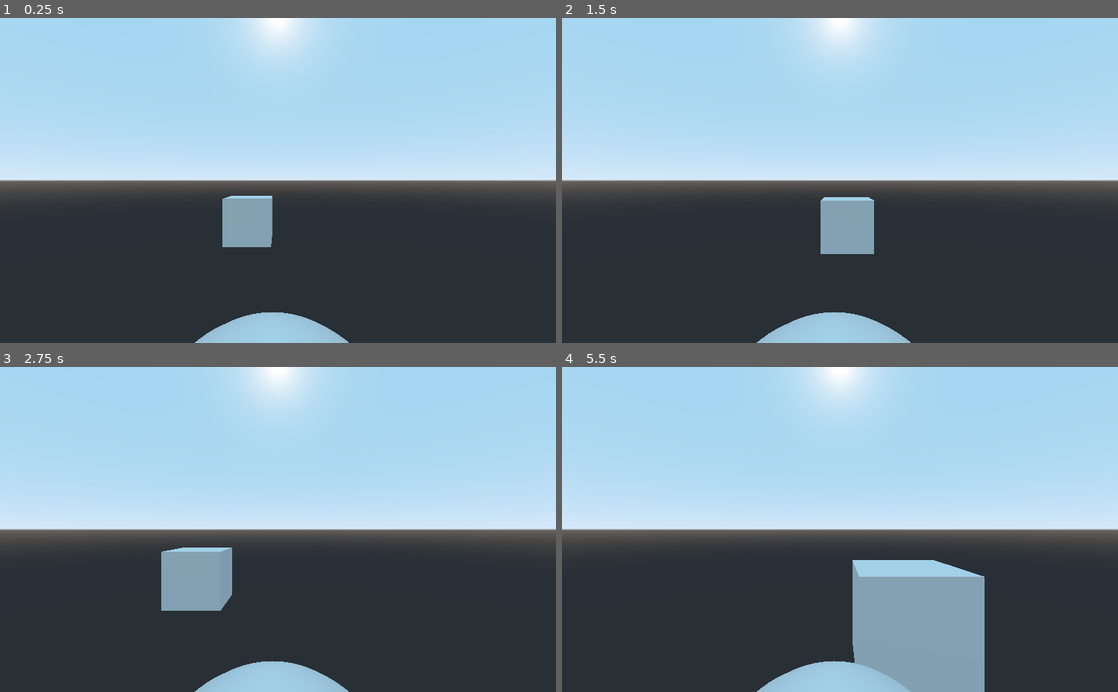
Above: before the commit, frames 1-4 (two rows, left to right).
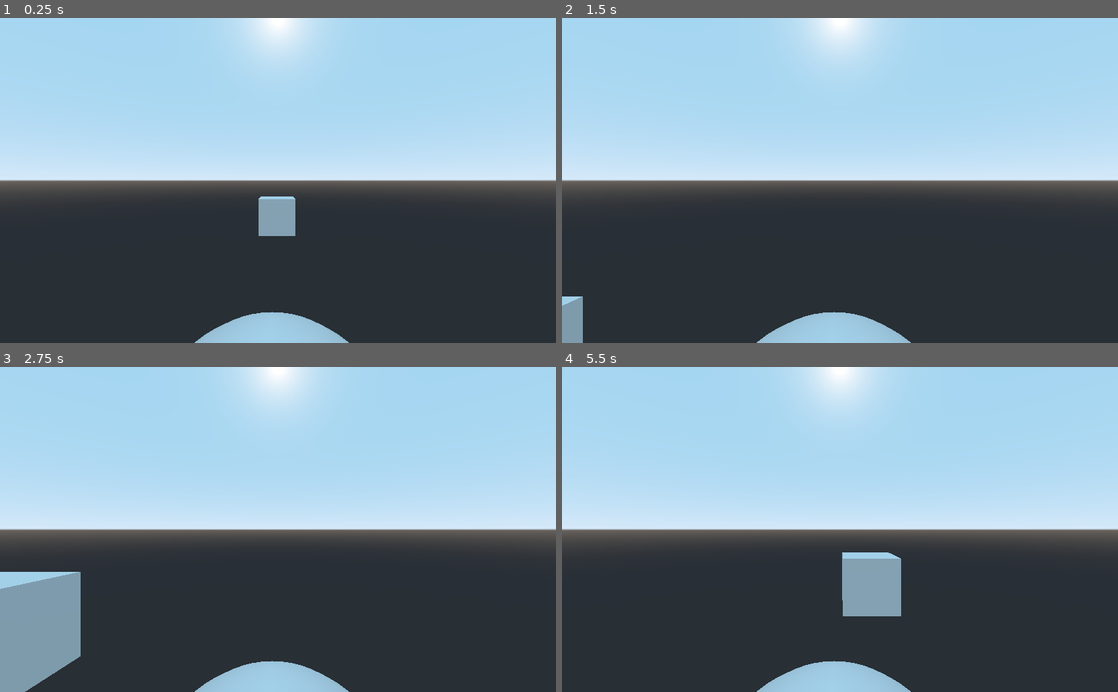
Above: after the commit, the same moments.

Repository: ClarkThyLord/Speed-Trash
Game: Godot game, scene res://src/map.tscn
Two runs of this game, one before a commit and one after it. Both use one fixed random seed, a clock stepped at 60 frames per second and the inputs below. Before the commit the project starts from res://Spatial.tscn.
Inputs:
- Up to frame 1 (0.25 s): no input
- Up to frame 2 (1.5 s): hold Right (ui_right) 0.53-1.28 s; hold Left (ui_left) from 1.28 s (still down)
- Up to frame 3 (2.75 s): release Left (ui_left) at 2.03 s; hold Right (ui_right) from 2.03 s (still down)
- Up to frame 4 (5.5 s): release Right (ui_right) at 3.53 s; hold Left (ui_left) from 3.53 s (still down)

The runs differ from the first frame. In frame 1, 1.6% of the frame differs, in the area x 35-63%, y 54-100%; in frame 2, 2.2%; in frame 3, 7.2%; in frame 4, 8.3%, in the area x 35-76%, y 57-100%.

Commit message:
refactor project
Clark was here :V

Diff:
--- a/MeshInstance.gd
+++ /dev/null
@@ -1,14 +0,0 @@
-extends KinematicBody
-
-
-func _process(delta):
-
-	if translation.z >= 0.715:
-		translation.z = -10.795
-		translation.x = rand_range(-5, 5)
-
-func _physics_process(delta):
-
-	var choque = move_and_collide(Vector3(0,0,10 * delta))
-	if (choque is KinematicCollision):
-		print("Choque")
--- a/Spatial.gd
+++ /dev/null
@@ -1,22 +0,0 @@
-extends KinematicBody
-
-
-
-func _process(delta):
-	if Input.is_action_pressed("ui_right") and translation.x < 5:
-		translation.x += 10 * delta
-	if Input.is_action_pressed("ui_left") and translation.x > -5:
-		translation.x -= 10 * delta
-
-#func is_colliding():
-	#var normal = get_collision_normal()
-	#movimiento = normal.slide(movimiento)
-	#velocidad = normal.slide(velocidad)
-	#move(movimiento)
-	#if(normal.y < 0):
-		#salto = false
-
-#func procesar_colision():
-	#var obj_colision = get_collider()
-	#if(obj_colision.is_in_group("MeshInstance")):
-		#print("Choque")
--- a/Spatial.tscn
+++ /dev/null
@@ -1,45 +0,0 @@
-[gd_scene load_steps=7 format=2]
-
-[ext_resource path="res://Spatial.gd" type="Script" id=1]
-[ext_resource path="res://MeshInstance.gd" type="Script" id=2]
-
-[sub_resource type="CapsuleMesh" id=1]
-
-[sub_resource type="CapsuleShape" id=2]
-height = 0.43381
-
-[sub_resource type="BoxShape" id=4]
-
-[sub_resource type="CubeMesh" id=5]
-
-[node name="Spatial" type="Spatial"]
-
-[node name="Bus" type="KinematicBody" parent="."]
-script = ExtResource( 1 )
-
-[node name="MeshInstance" type="MeshInstance" parent="Bus"]
-transform = Transform( 1, 0, 0, 0, 1, 0, 0, 0, 1, -0.743756, -0.208828, 1.23485 )
-mesh = SubResource( 1 )
-material/0 = null
-
-[node name="Camera" type="Camera" parent="Bus/MeshInstance"]
-transform = Transform( 1, 0, 0, 0, 1, 0, 0, 0, 1, 0.0485432, 2, 1 )
-current = true
-
-[node name="CollisionShape" type="CollisionShape" parent="Bus"]
-transform = Transform( 0.99906, 0, -0.0433578, 0, 1, 0, 0.0433578, 0, 0.99906, 0.371028, 0.388775, 2.0351 )
-shape = SubResource( 2 )
-
-[node name="MeshInstance" type="KinematicBody" parent="." groups=[
-"MeshInstance",
-]]
-transform = Transform( 1, 0, 0, 0, 1, 0, 0, 0, 1, -1.98369, 0.038, -10.8371 )
-script = ExtResource( 2 )
-
-[node name="CollisionShape" type="CollisionShape" parent="MeshInstance"]
-transform = Transform( 1, 0, 0, 0, 1, 0, 0, 0, 1, 0, 0, -0.041584 )
-shape = SubResource( 4 )
-
-[node name="MeshInstance" type="MeshInstance" parent="MeshInstance"]
-mesh = SubResource( 5 )
-material/0 = null
--- a/project.godot
+++ b/project.godot
@@ -16,7 +16,7 @@
 [application]
 
 config/name="Speed-Trash"
-run/main_scene="res://Spatial.tscn"
+run/main_scene="res://src/map.tscn"
 config/icon="res://icon.png"
 
 [rendering]
--- /dev/null
+++ b/src/garbage_truck/garbage_truck.gd
@@ -0,0 +1,10 @@
+extends KinematicBody
+
+
+
+## Built-In Virtual Methods
+func _process(delta):
+	if Input.is_action_pressed("ui_right") and translation.x < 5:
+		translation.x += 10 * delta
+	if Input.is_action_pressed("ui_left") and translation.x > -5:
+		translation.x -= 10 * delta
--- /dev/null
+++ b/src/garbage_truck/garbage_truck.tscn
@@ -0,0 +1,25 @@
+[gd_scene load_steps=4 format=2]
+
+[ext_resource path="res://src/garbage_truck/garbage_truck.gd" type="Script" id=1]
+
+[sub_resource type="CapsuleMesh" id=1]
+
+[sub_resource type="CapsuleShape" id=2]
+height = 0.43381
+
+[node name="GargabeTruck" type="KinematicBody"]
+collision_layer = 3
+collision_mask = 2147483649
+script = ExtResource( 1 )
+
+[node name="MeshInstance" type="MeshInstance" parent="."]
+mesh = SubResource( 1 )
+material/0 = null
+
+[node name="CollisionShape" type="CollisionShape" parent="."]
+transform = Transform( 0.99906, 0, -0.0433578, 0, 1, 0, 0.0433578, 0, 0.99906, 0, 0, 0 )
+shape = SubResource( 2 )
+
+[node name="Camera" type="Camera" parent="."]
+transform = Transform( 1, 0, 0, 0, 1, 0, 0, 0, 1, 0.05, 2, 1 )
+current = true
--- /dev/null
+++ b/src/map.tscn
@@ -0,0 +1,11 @@
+[gd_scene load_steps=3 format=2]
+
+[ext_resource path="res://src/obstacles/obstacle.tscn" type="PackedScene" id=1]
+[ext_resource path="res://src/garbage_truck/garbage_truck.tscn" type="PackedScene" id=2]
+
+[node name="Map" type="Spatial"]
+
+[node name="Obstacle" parent="." instance=ExtResource( 1 )]
+transform = Transform( 1, 0, 0, 0, 1, 0, 0, 0, 1, 0, 0, -15 )
+
+[node name="GargabeTruck" parent="." instance=ExtResource( 2 )]
--- /dev/null
+++ b/src/obstacles/obstacle.gd
@@ -0,0 +1,21 @@
+extends KinematicBody
+
+
+
+## Built-In Virtual Methods
+func _process(delta):
+	if translation.z >= 1:
+		reset()
+
+
+func _physics_process(delta):
+	var choque = move_and_collide(Vector3(0,0,10 * delta))
+	if (choque is KinematicCollision):
+		reset()
+
+
+
+## Public Methods
+func reset() -> void:
+	translation.z = -15
+	translation.x = rand_range(-5, 5)
--- /dev/null
+++ b/src/obstacles/obstacle.tscn
@@ -0,0 +1,18 @@
+[gd_scene load_steps=4 format=2]
+
+[ext_resource path="res://src/obstacles/obstacle.gd" type="Script" id=1]
+
+[sub_resource type="BoxShape" id=1]
+
+[sub_resource type="CubeMesh" id=2]
+
+[node name="Obstacle" type="KinematicBody"]
+collision_layer = 2147483648
+script = ExtResource( 1 )
+
+[node name="CollisionShape" type="CollisionShape" parent="."]
+shape = SubResource( 1 )
+
+[node name="MeshInstance" type="MeshInstance" parent="."]
+mesh = SubResource( 2 )
+material/0 = null
